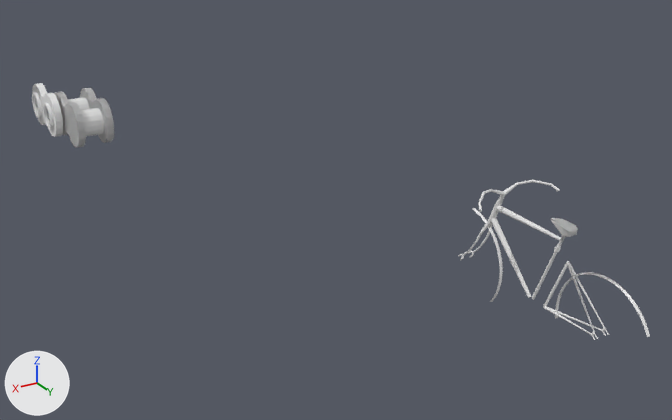
An edit to the Blender file garfo.blend, drawn before and after from the same camera.
Both versions are drawn from a 50 mm camera at (8.37, 8.59, 7.08) aimed at (0.6, -4.37, 0.6). Every picture has the same lights, and +X, +Y and +Z are marked at lower left.

The first picture shows 'Circle', 'quadro'.
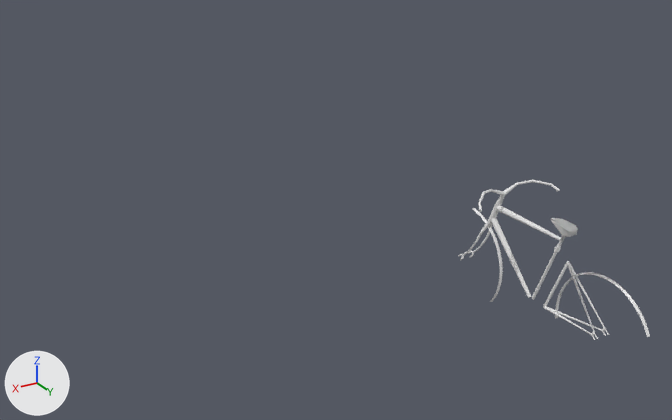
Pixel boxes [x1, y1, x2, y2] of what changed, in the pictures (672 x 420 px):
'Circle', deleted: before [32, 83, 114, 148]

The edits, one by one:
Object 'Circle' (ob_circle) is deleted.
